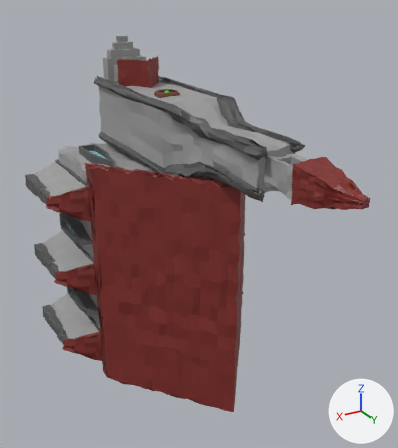
The FBX model Assets/Imports/church2.fbx as it was, and as the next commit left it.
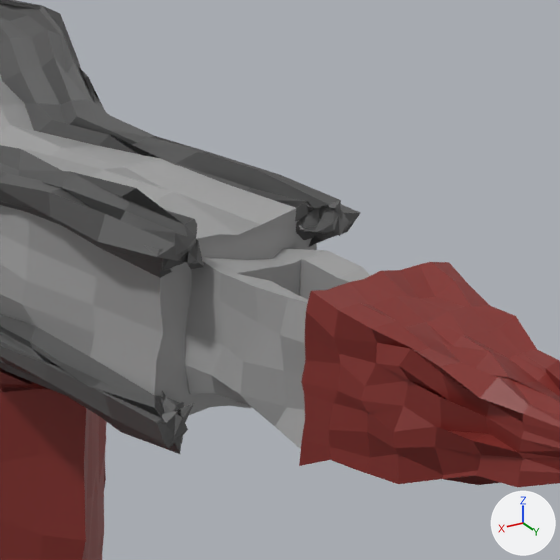
Old and new are each drawn whole from a 50 mm lens placed at (1521.0, 3536.0, 748.0), pointed at (10.0, 1017.0, -511.0) and again close up on the part from 55% to 89% of the width and 21% to 51% of the height. Every picture has the same lights, and +X, +Y and +Z are marked at lower right. Where no turn or scale is listed for an object, it has been applied to the vertices.

The scene before the commit, as lines of its bpy script (objects in view):
```python
me_cube_001 = bpy.data.meshes.new('Cube.001')
me_cube_001.from_pydata(...)  # 13217 vertices, 12917 faces; spans x -730.0..730.0, y -1198.0..1032.0, z -1710.0..456.0
# faces by material slot: [4368, 4444, 3835, 184, 60, 26]
me_cube_001.materials.append(mat_church_walls)  # grey #9e9e9e
me_cube_001.materials.append(mat_church_walls_2)  # dark grey #585858
me_cube_001.materials.append(mat_roof_2)  # red #812c27
me_cube_001.materials.append(mat_wood_2)  # brown #72463a
me_cube_001.materials.append(mat_window)  # cyan #a6eff5
me_cube_001.materials.append(mat_gem)  # green #23ff19
ob_church_2 = bpy.data.objects.new('Church 2', me_cube_001)
ob_church_2.location = (0.0, 1165.0, 0.0)
```
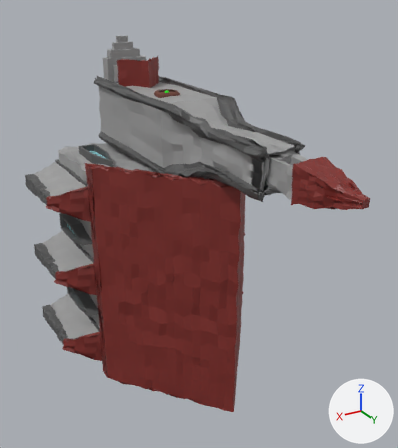
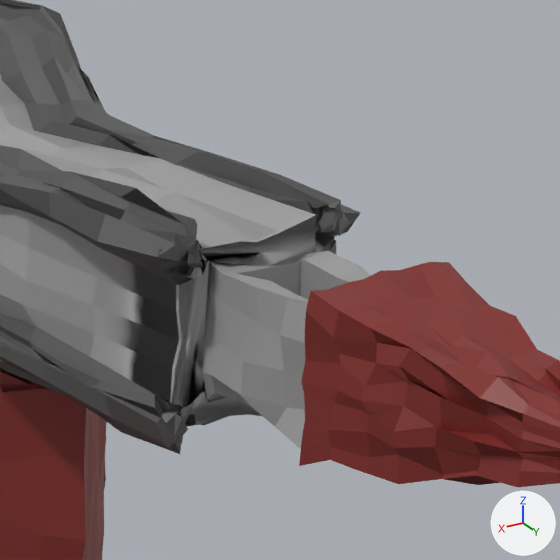
Commit message: MASTER: Fixed a few issues with church object

Where the newer file only moved an object's origin or applied its transform, the numbers keep the older frame.

Edits to the scene script, one JSON object a line:
```json
{"block": "me_cube_001", "where": "# used by ob_church_2; location = (0.0, 1165.0, 0.0)"}
{"op": "remove", "block": "me_cube_001", "code": "me_cube_001.from_pydata(...)  # 13217 vertices, 12917 faces; spans x -730.0..730.0, y -1198.0..1032.0, z -1710.0..456.0"}
{"op": "add", "block": "me_cube_001", "code": "me_cube_001.from_pydata(...)  # 13281 vertices, 12981 faces; spans x -730.0..730.0, y -1198.0..1032.0, z -1710.0..456.0"}
{"block": "me_cube_001", "change": "me_cube_001 part 1: 8 vertices moved from x -97.0..76.0, y 493.0..498.0, z -98.0..72.0 to x -97.0..76.0, y 521.0..526.0, z -98.0..72.0; 68 vertices removed from x -119.0..95.0, y 493.0..500.0, z -122.0..97.0; 132 vertices added at x -119.0..95.0, y 521.0..532.0, z -122.0..97.0"}
```

Location of each change, [x1, y1, x2, y2] in pixels of the close-ups (560 x 560 px; the box of a moved part takes in the faces that stretch with it):
```json
{"part": 1, "of": "me_cube_001", "change": "moved or reshaped", "before": [90, 183, 327, 415], "after": [90, 183, 336, 426]}
```
